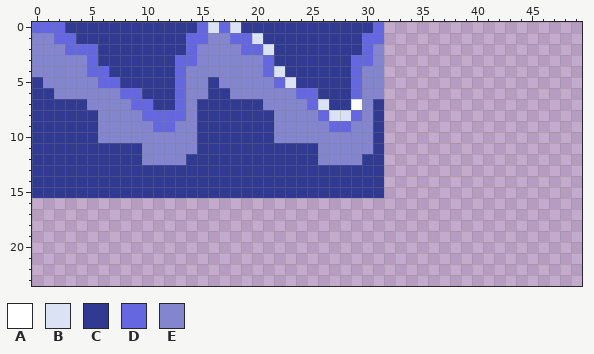
Edited in one commit: pixel-art file (assets/tiles/tileset-v0.aseprite). Above, as it was before the edit.
128x128 pixels, 1 frame. Shown: x 0..49, y 0..23.
Palette (. is transparent): A #ffffff  B #dae2f3  C #313a91  D #6467df  E #8385cf
Pixels before, first column x 0:
 0 DDDCCCCCCCCCCCCDBDBCCCCCCCCCCCCD
 1 EEDDCCCCCCCCCCDDEEDDBCCCCCCCCCDD
 2 EEEDDDCCCCCCCCDEEEEDDBCCCCCCCCDE
 3 EEEEEDCCCCCCCDDEEEEEEDCCCCCCCDDE
 4 EEEEEDDCCCCCCDEEEEEEEDBCCCCCCDEE
 5 CEEEEEDDCCCCCDEECEEEEEDBCCCCCDEE
 6 CCEEEEEEDDCCCDEECCEEEEEEDDCCCDEE
 7 CCCCCEEEEDDCCDECCCCCCEEEEDBCCAEC
 8 CCCCCCEEEEDDDDECCCCCCCEEEEDBBDEC
 9 CCCCCCEEEEEDDEECCCCCCCEEEEEDDEEC
10 CCCCCCEEEEEEEEECCCCCCCEEEEEEEEEC
11 CCCCCCCCCCEEEEECCCCCCCCCCCEEEEEC
12 CCCCCCCCCCEEEECCCCCCCCCCCCEEEECC
13 CCCCCCCCCCCCCCCCCCCCCCCCCCCCCCCC
14 CCCCCCCCCCCCCCCCCCCCCCCCCCCCCCCC
15 CCCCCCCCCCCCCCCCCCCCCCCCCCCCCCCC
Now the later version:
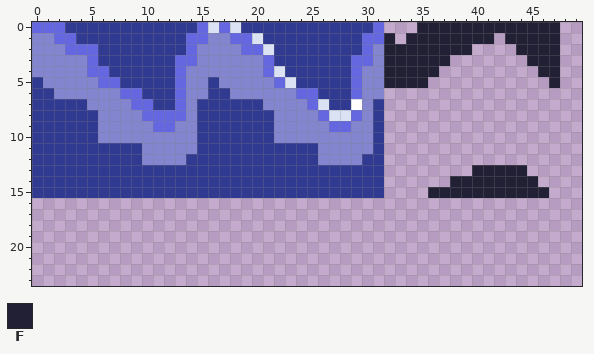
Colours new in this view: F #222034
The exact change:
Colour F is added in row 0 at x 35 to 47; in row 1 at x 32, 34 to 41 and 43 to 47; in row 2 at x 32 to 39 and 44 to 47; in row 3 at x 32 to 37 and 45 to 47; in row 4 at x 32 to 36 and 46 to 47; in row 5 at x 32 to 35 and 47.
Colour F is added in row 13 at x 40 to 44; in row 14 at x 38 to 45; in row 15 at x 36 to 46.
